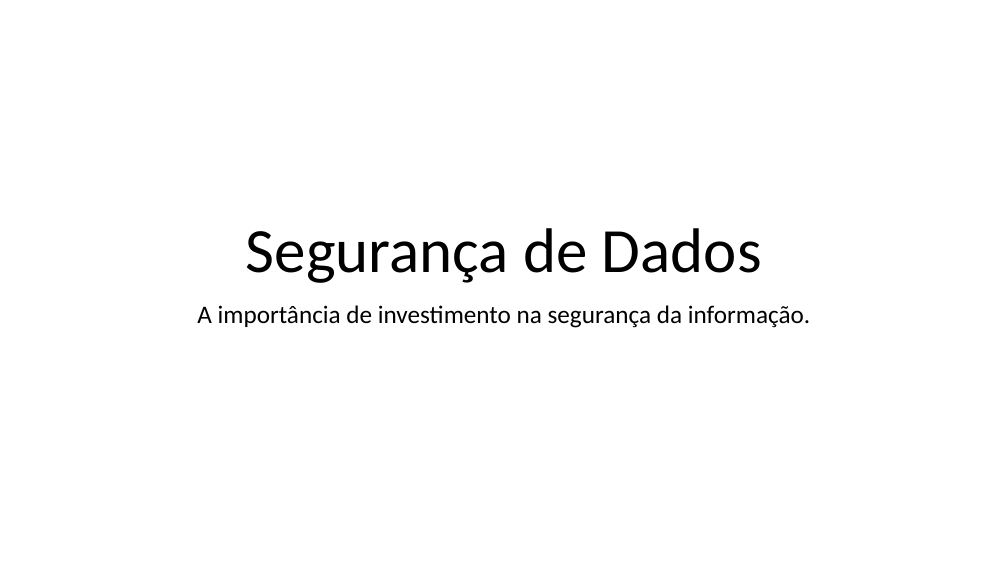
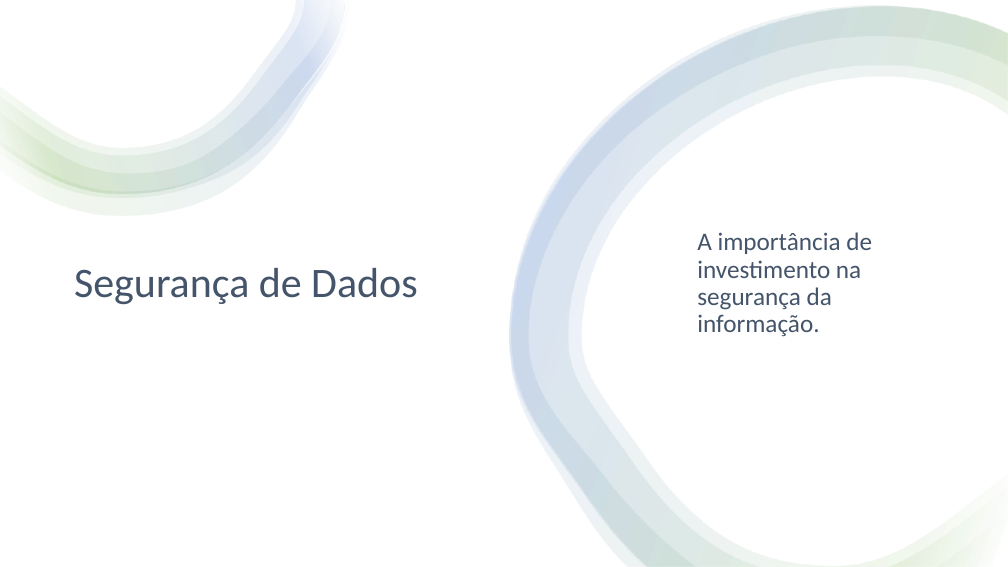
Before and after one commit to Material-IFSP/MPC-4, a slide deck: slide 1 of Apresentação.pptx. Drawn at 1008x567 pixels with LibreOffice and Linux fonts; fonts in the diff are those of the drawing. Boxes give left, top, right and bottom in pixels: in the first picture for what was removed or moved away, otherwise in the second. Text is boxed around its words. In the diff, an @@ line names an element or a change of style, - is before the commit and + after.

```diff
--- a/Apresentação.pptx
+++ b/Apresentação.pptx
@@ rectangle added at bbox=[0, 0, 1008, 567], fill #FFFFFF @@
@@ group added at bbox=[0, 0, 348, 216]: 4 freeform shapes @@
@@ freeform shape added at bbox=[510, 5, 1008, 567], fill gradient #FFFFFF to #70AD47 to #4472C4 @@
@@ freeform shape added at bbox=[510, 7, 1008, 567], fill gradient #FFFFFF to #70AD47 to #4472C4 @@
@@ freeform shape added at bbox=[511, 7, 1008, 567], fill gradient #FFFFFF to #70AD47 to #4472C4 @@
@@ title "Segurança de Dados": place and size @@
-title "Segurança de Dados" at bbox=[246, 228, 762, 283]
+title "Segurança de Dados" at bbox=[74, 268, 418, 304]
@@ title "Segurança de Dados" at bbox=[74, 268, 418, 304]: size 60 to 40 pt, text colour #000000 to #44546A; alignment centre to left; vertical alignment bottom to middle @@
@@ subtitle "A importância de investimento na ...": place and size @@
-subtitle "A importância de investimento na ..." at bbox=[197, 305, 810, 328]
+subtitle "A importância de investimento na ..." at bbox=[697, 232, 872, 336]
@@ subtitle "A importância de investimento na ..." at bbox=[697, 232, 872, 336]: text colour #000000 to #44546A; alignment centre to left; vertical alignment top to middle @@
```
Also in this commit, not shown: 5 other slides changed, 16 slides added, 6 slides removed.
